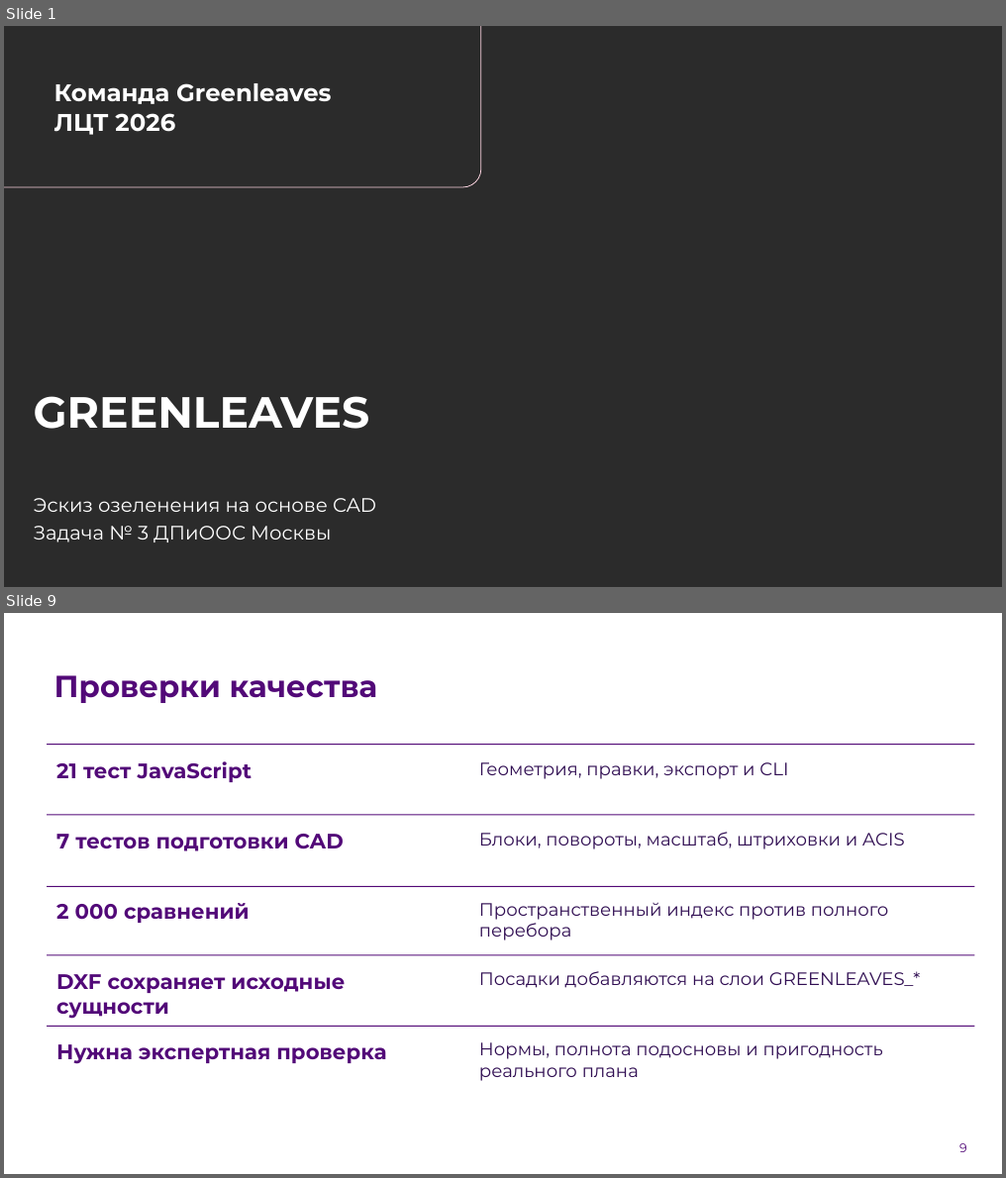
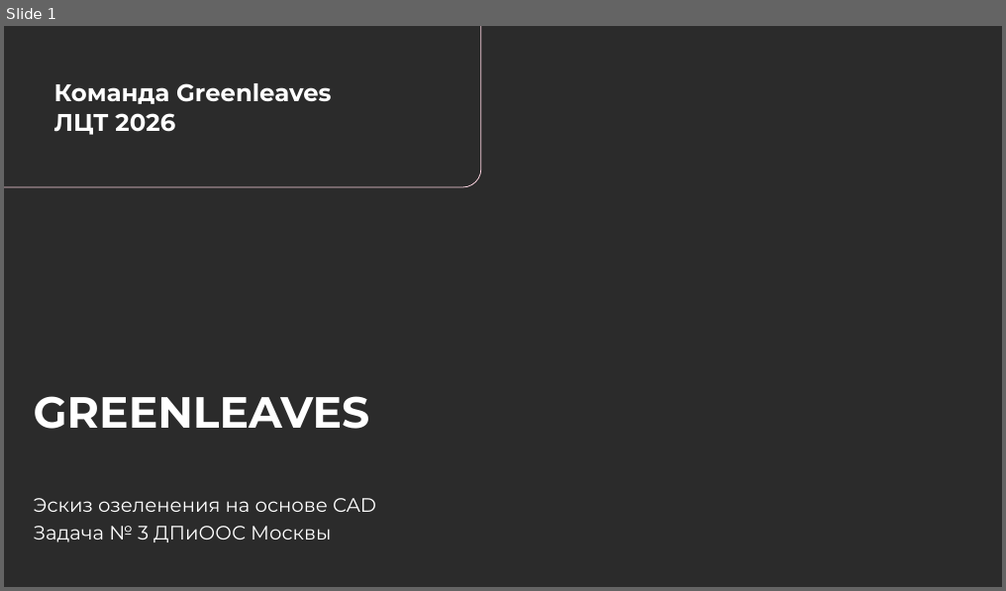
Before and after one commit to rustamnova/greenleaves, a slide deck: site/materials/greenleaves-lct2026.pptx. Shown one above the other, each under a label of ours: slides 1 and 9 before the commit, slide 1 after it; the slides between them are not shown. The pictures are 1006x1178 and 1006x591 pixels, drawn with LibreOffice and Linux fonts; fonts in the diff are those of the drawing; background and template pictures are left out; a plain dark background stands for a picture behind light text. Boxes give left, top, right and bottom in pixels: in the first picture for what was removed or moved away, otherwise in the second. Text is boxed around its words. In the diff, an @@ line names an element or a change of style, - is before the commit and + after.

```diff
--- a/site/materials/greenleaves-lct2026.pptx
+++ b/site/materials/greenleaves-lct2026.pptx
@@ slide 9 removed at <box>4,613,1002,1174</box>, background picture (left out) @@
@@ text removed at <box>54,675,378,703</box> @@
-Проверки качества
@@ line removed from (47, 744) to (975, 744) @@
@@ text removed at <box>56,761,252,782</box> @@
-21 тест JavaScript
@@ text removed at <box>479,762,788,779</box> @@
-Геометрия, правки, экспорт и CLI
@@ line removed from (47, 815) to (975, 815) @@
@@ text removed at <box>56,834,344,852</box> @@
-7 тестов подготовки CAD
@@ text removed at <box>479,832,904,850</box> @@
-Блоки, повороты, масштаб, штриховки и ACIS
@@ line removed from (47, 887) to (975, 887) @@
@@ text removed at <box>56,903,250,923</box> @@
-2 000 сравнений
@@ text removed at <box>479,902,889,941</box> @@
-Пространственный индекс против полного перебора
@@ line removed from (47, 956) to (975, 956) @@
@@ text removed at <box>56,974,345,1019</box> @@
-DXF сохраняет исходные сущности
@@ text removed at <box>479,971,921,988</box> @@
-Посадки добавляются на слои GREENLEAVES_*
@@ line removed from (47, 1026) to (975, 1026) @@
@@ text removed at <box>56,1045,386,1064</box> @@
-Нужна экспертная проверка
@@ text removed at <box>479,1043,883,1081</box> @@
-Нормы, полнота подосновы и пригодность реального плана
@@ page number removed at <box>959,1144,967,1153</box> @@
-9
```
Also in this commit, not shown: 5 slides changed, 6 other slides removed, 8 other files.
